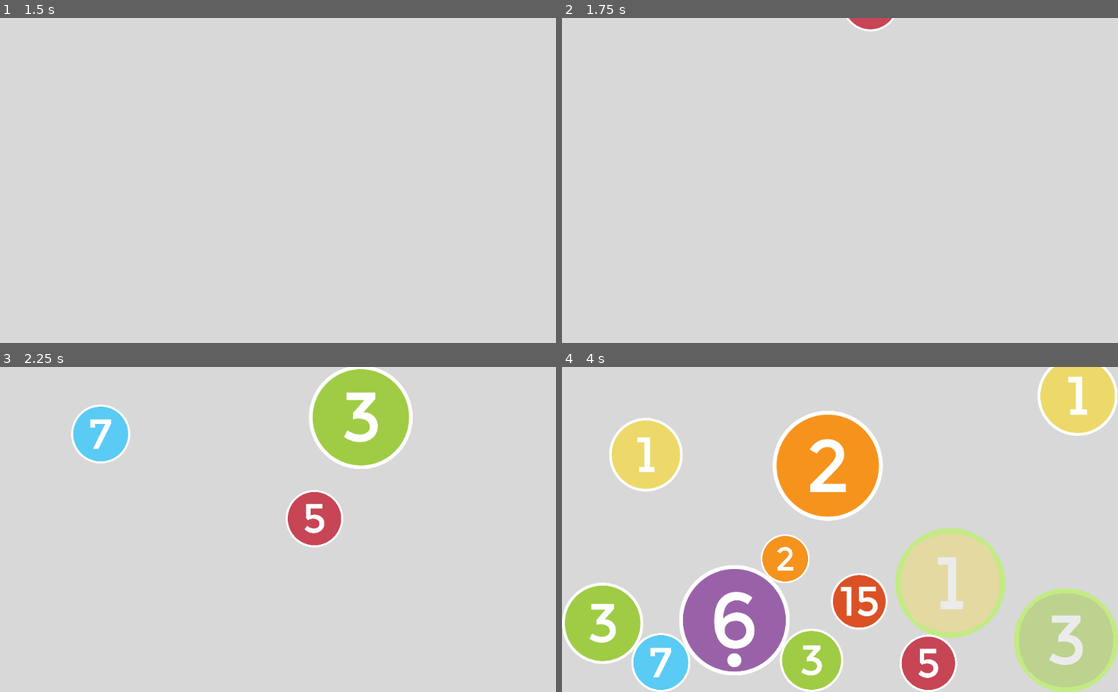
Above: before the commit, frames 1-4 (two rows, left to right).
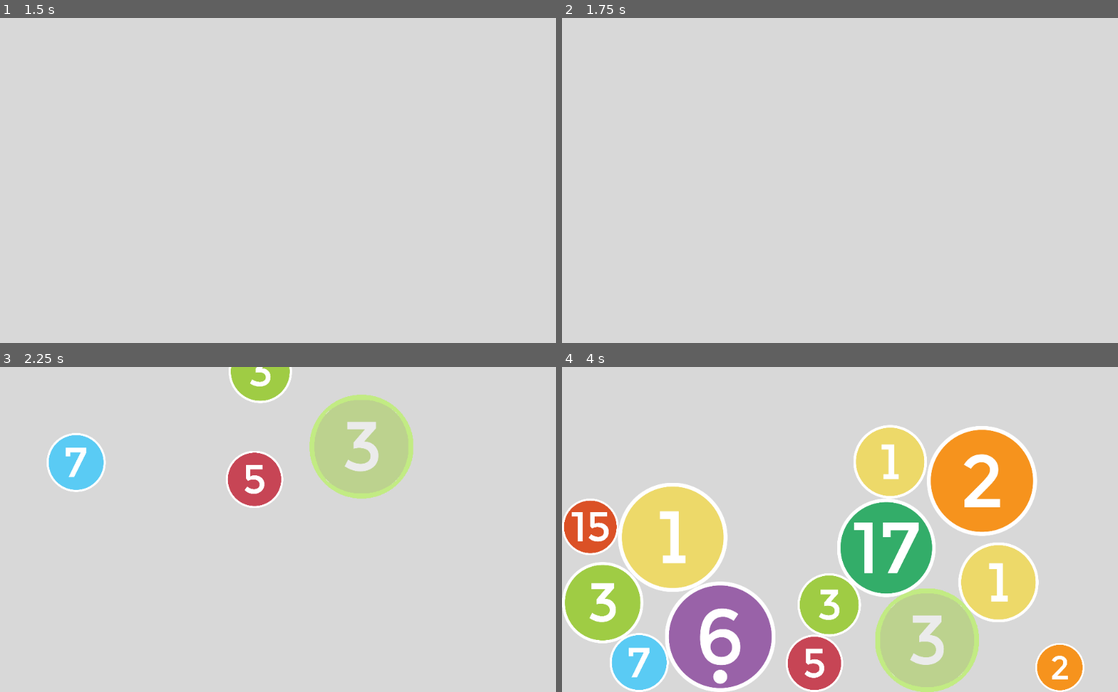
Above: after the commit, the same moments.

Repository: ZaneH/circularis-godot
Game: Godot game, scene res://scenes/Game.tscn
Same seed, same stepped clock (60 frames per second), same inputs: the game is played once before the commit and once after it.
Inputs (mouse positions are in pixels of both pictures, inside the frame that each line leads up to):
- Up to frame 1 (1.5 s): tap Enter at 0.5 s; move the mouse to (400, 164) at 0.52 s; hold . (multi_swipe_down_right) 0.53-1.25 s; hold Middle mouse button (multi_touch) 0.53-1.25 s; click (400, 164) at 0.67 s; tap Space at 1.25 s; drag from (166, 196) to (250, 245) at 1.27 s
- Up to frame 2 (1.75 s): no input
- Up to frame 3 (2.25 s): move the mouse to (311, 435) at 2.02 s; hold . (multi_swipe_down_right) from 2.03 s (still down); hold Mouse wheel up (pinch_outward) from 2.03 s (still down); click (311, 435) at 2.17 s
- Up to frame 4 (4 s): release . (multi_swipe_down_right) at 2.75 s; release Mouse wheel up (pinch_outward) at 2.75 s; drag from (979, 389) to (851, 503) at 2.77 s; drag from (1067, 640) to (623, 604) at 3.52 s

Frame 1 is identical in both runs. In frame 2, 0.2% of the frame differs, in the area x 51-60%, y 0-5%; in frame 3, 12%; in frame 4, 53%, in the area x 0-100%, y 0-100%.

Commit message:
Improve circle spawning and improve mobile support

Diff:
--- a/scenes/Game.tscn
+++ b/scenes/Game.tscn
@@ -7,6 +7,13 @@
 [sub_resource type="SegmentShape2D" id=3]
 a = Vector2( 1024, 0 )
 b = Vector2( 1024, 600 )
+
+[sub_resource type="SegmentShape2D" id=5]
+a = Vector2( 1024, 0 )
+b = Vector2( 1424, -400 )
+
+[sub_resource type="SegmentShape2D" id=6]
+b = Vector2( -400, -400 )
 
 [sub_resource type="SegmentShape2D" id=4]
 a = Vector2( 0, 600 )
@@ -25,6 +32,16 @@
 script = ExtResource( 2 )
 is_right = true
 
+[node name="RTopFunnel" type="CollisionShape2D" parent="Walls"]
+shape = SubResource( 5 )
+script = ExtResource( 2 )
+is_funnel_top_right = true
+
+[node name="LTopFunnel" type="CollisionShape2D" parent="Walls"]
+shape = SubResource( 6 )
+script = ExtResource( 2 )
+is_funnel_top_left = true
+
 [node name="Bottom" type="CollisionShape2D" parent="Walls"]
 shape = SubResource( 4 )
 script = ExtResource( 2 )
--- a/scripts/circle.gd
+++ b/scripts/circle.gd
@@ -11,21 +11,19 @@
 var rng = RandomNumberGenerator.new()
 
 var _scale
-var _velocity = Vector2.ZERO
+var velocity = Vector2.ZERO
 
 var GRAVITY = 300
 
 func _ready():
-	z_index = 2
 	rng.randomize()
 
-	_scale = rng.randf_range(0.4, 0.7)
+	set_appropriate_scale()
 
 	var sprite: Sprite = get_node("Sprite")
 	var texture = load("res://assets/circles/%dball.png" % number)
-	set_scale(Vector2(_scale, _scale))
-	$Collider.scale = Vector2(_scale, _scale)
-	$Sprite.scale = Vector2(_scale, _scale)
+
+	update_children_scales()
 
 	var touch_collider = $Collider.duplicate()
 	$TouchArea.add_child(touch_collider)
@@ -40,9 +38,24 @@
 	mat.set_shader_param("inside", true)
 	self.get_node("Sprite").material = mat
 
+func update_children_scales():
+	set_scale(Vector2(_scale, _scale))
+	$Collider.scale = Vector2(_scale, _scale)
+	$Sprite.scale = Vector2(_scale, _scale)
+
+func set_appropriate_scale():
+	var view_size = get_viewport().size
+
+	if (view_size.x > 1000):
+		_scale = rng.randf_range(0.4, 0.7)
+	else:
+		_scale = rng.randf_range(0.4, 0.6)
+
+	update_children_scales()
+
 func _physics_process(delta):
-	_velocity.y += delta * GRAVITY
-	_velocity = move_and_slide(_velocity, Vector2.DOWN)
+	velocity.y += delta * GRAVITY
+	velocity = move_and_slide(velocity, Vector2.DOWN)
 
 func _on_Area2D_input_event(_viewport, event: InputEvent, _shapeIdx):
 	if (event is InputEventMouseButton and
--- a/scripts/circle_manager.gd
+++ b/scripts/circle_manager.gd
@@ -4,12 +4,13 @@
 var spawn_limit = 21
 var circles = []
 
-var MIN_HEIGHT_TO_DROP = -2000
-var MAX_HEIGHT_TO_DROP = -400
+var MIN_HEIGHT_TO_DROP = -1000
+var MAX_HEIGHT_TO_DROP = -600
 
 onready var circle_1 = preload("res://scenes/Circle1.tscn")
 
 func _ready():
+	get_tree().connect("screen_resized", self, "redrop_circles")
 	rng.randomize()
 	spawn_circles()
 
@@ -26,6 +27,16 @@
 		create_circle(numbers1[i])
 		create_circle(numbers2[i])
 
+func redrop_circles():
+	var view_size = get_viewport().size
+	for circle in circles:
+		circle.set_appropriate_scale()
+		circle.velocity = Vector2.ZERO
+		circle.position = Vector2(
+			rng.randf_range(0, view_size.x),
+			rng.randf_range(MIN_HEIGHT_TO_DROP, MAX_HEIGHT_TO_DROP)
+		)
+
 func create_circle(number: int):
 	var view_size = get_viewport().size
 
@@ -40,3 +51,4 @@
 	new_circle.connect("circle_pressed", $BallSelection, "_handle_circle_pressed")
 
 	add_child(new_circle)
+	circles.append(new_circle)
--- a/scripts/screen_bound.gd
+++ b/scripts/screen_bound.gd
@@ -4,6 +4,10 @@
 export var is_left = false
 export var is_bottom = false
 export var is_right = false
+
+# Funnel for circles
+export var is_funnel_top_left = false
+export var is_funnel_top_right = false
 
 var SAFE_ZONE = 400
 
@@ -13,12 +17,12 @@
 
 	if (is_left):
 		line.a.x = 0
-		line.a.y = -SAFE_ZONE
+		line.a.y = 0
 		line.b.x = 0
 		line.b.y = view_size.y
 	elif (is_right):
 		line.a.x = view_size.x
-		line.a.y = -SAFE_ZONE
+		line.a.y = 0
 		line.b.x = view_size.x
 		line.b.y = view_size.y
 	elif (is_bottom):
@@ -26,3 +30,13 @@
 		line.a.y = view_size.y
 		line.b.x = view_size.x
 		line.b.y = view_size.y
+	elif (is_funnel_top_left):
+		line.a.x = 0
+		line.a.y = 0
+		line.b.x = -SAFE_ZONE
+		line.b.y = -SAFE_ZONE
+	elif (is_funnel_top_right):
+		line.a.x = view_size.x
+		line.a.y = 0
+		line.b.x = view_size.x + SAFE_ZONE
+		line.b.y = -SAFE_ZONE
Not shown: 1 places in scenes/Game.tscn that only renumber resources
